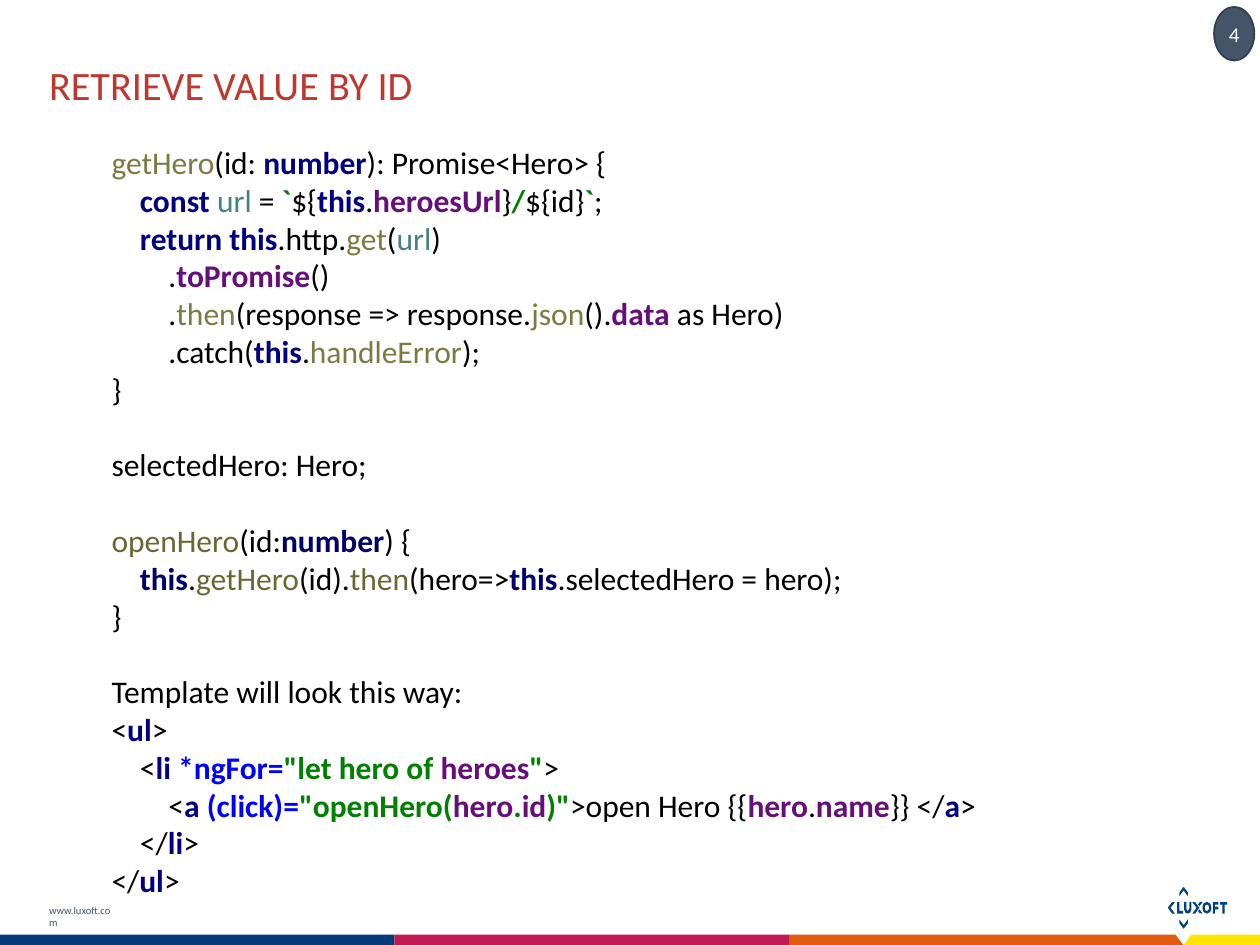
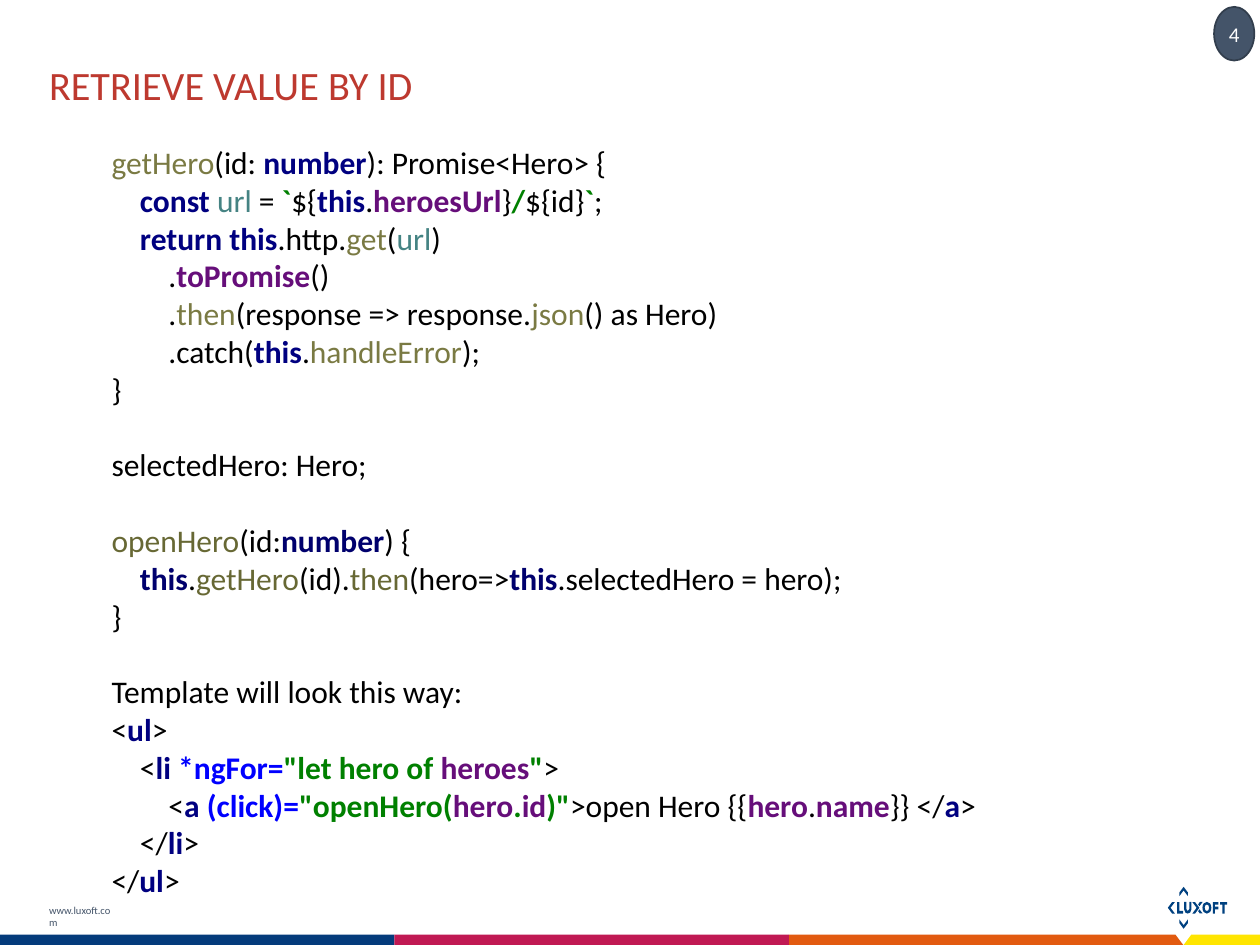
Before and after one commit to Dmdv/A2Course, a slide deck: slide 4 of Docs/angular2_http.pptx. Drawn at 1260x945 pixels with LibreOffice and Linux fonts; fonts in the diff are those of the drawing. Boxes give left, top, right and bottom in pixels: in the first picture for what was removed or moved away, otherwise in the second. Text is boxed around its words. In the diff, an @@ line names an element or a change of style, - is before the commit and + after.

```diff
--- a/Docs/angular2_http.pptx
+++ b/Docs/angular2_http.pptx
@@ text at <box>112,151,717,367</box>: text changed @@
-getHero(id: number): Promise<Hero> {
-const url = `${this.heroesUrl}/${id}`;
-return this.http.get(url)
-.toPromise()
-.then(response => response.json().data as Hero)
-.catch(this.handleError);
-}
+getHero(id: number): Promise<Hero> {
+const url = `${this.heroesUrl}/${id}`;
+return this.http.get(url)
+.toPromise()
+.then(response => response.json() as Hero)
+.catch(this.handleError);
+}
```
Also in this commit, not shown: 2 other slides changed, 3 other files.
